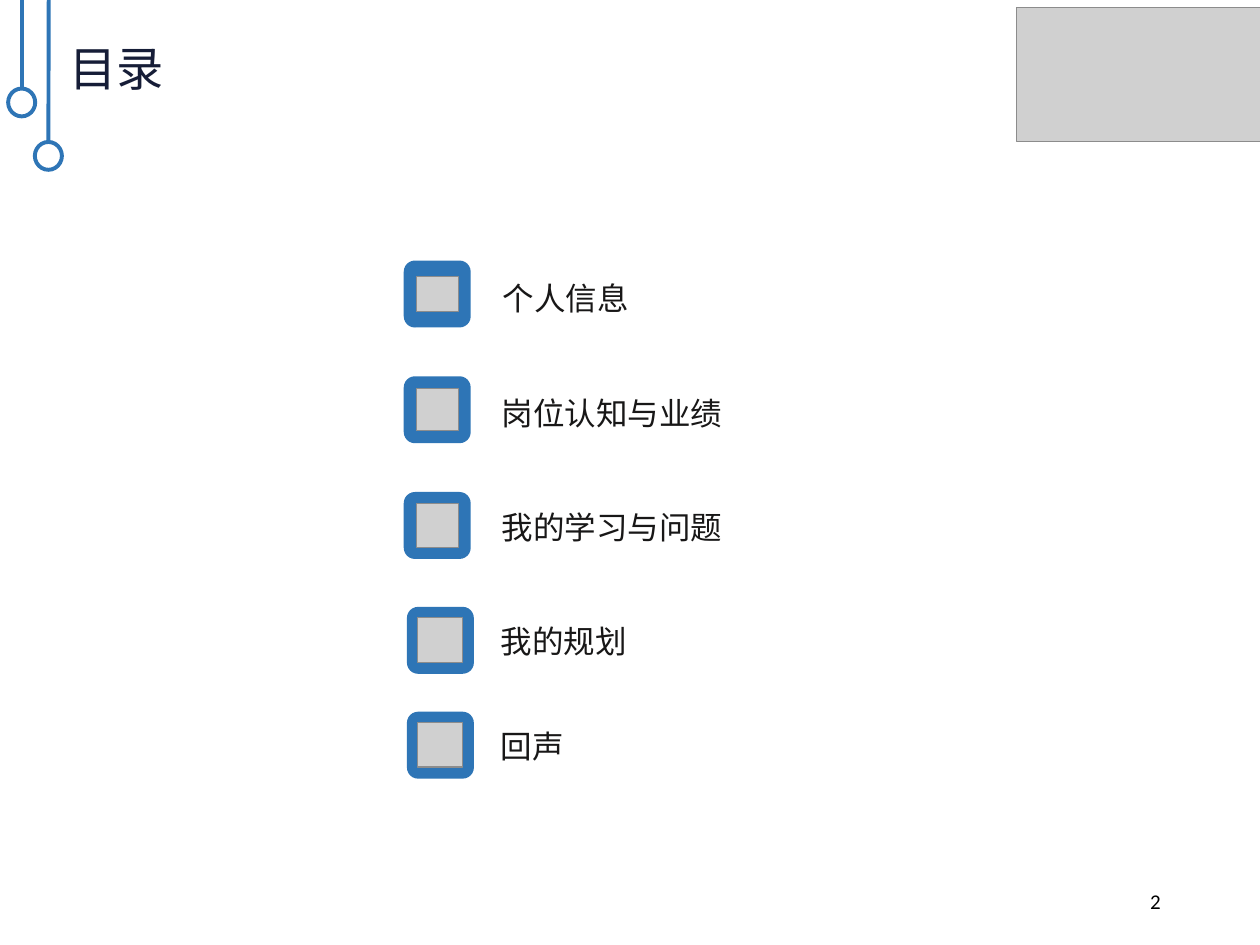
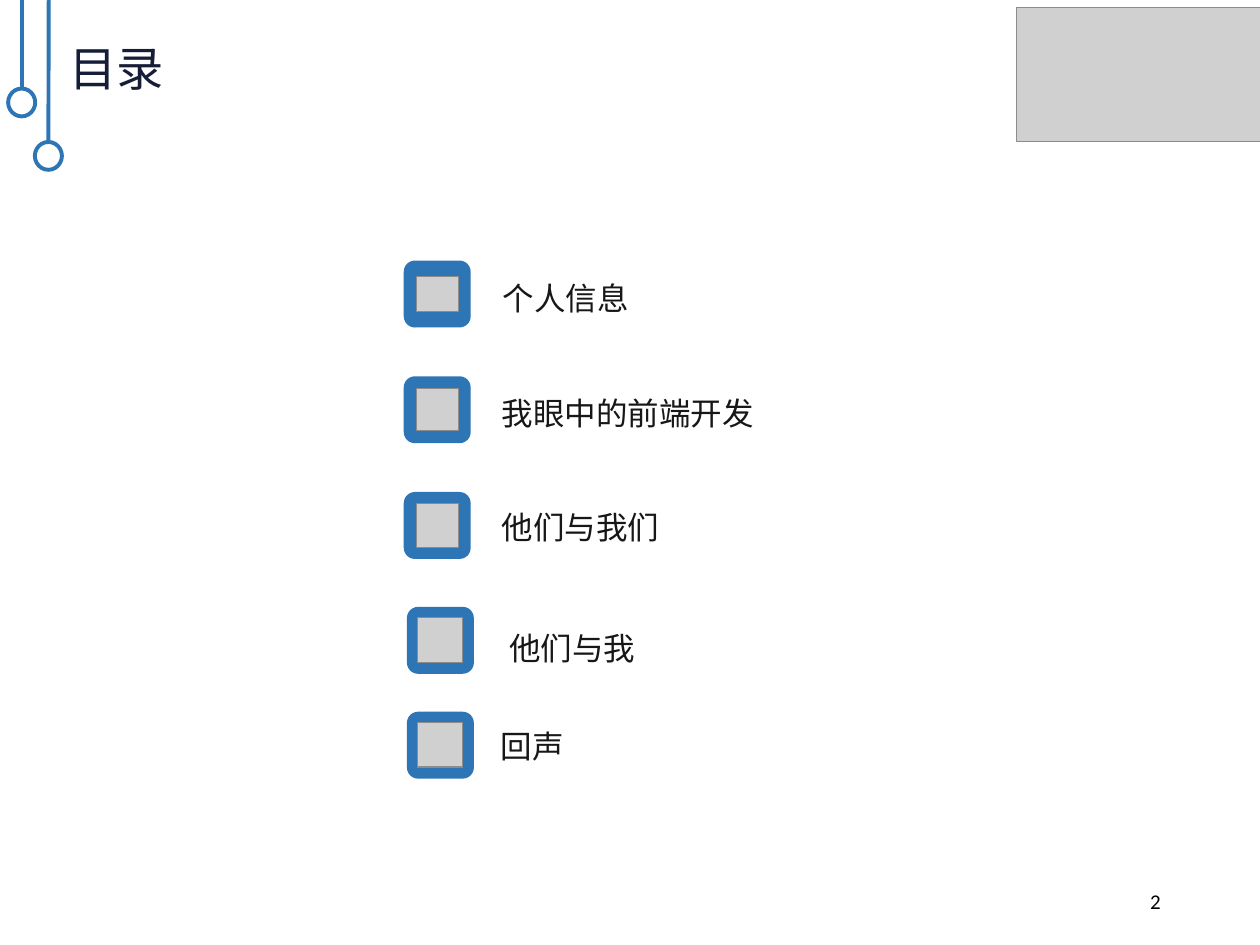
Before and after one commit to Dreamer-Somebody/defense, a slide deck: slide 2 of template/青苗转正答辩（刘民心20171214）.pptx. Drawn at 1260x945 pixels with LibreOffice and Linux fonts; fonts in the diff are those of the drawing; grey boxes stand for pictures. Boxes give left, top, right and bottom in pixels: in the first picture for what was removed or moved away, otherwise in the second. Text is boxed around its words. In the diff, an @@ line names an element or a change of style, - is before the commit and + after.

```diff
--- a/template/青苗转正答辩（刘民心20171214）.pptx
+++ b/template/青苗转正答辩（刘民心20171214）.pptx
@@ text at bbox=[502, 398, 754, 428]: text changed @@
-岗位认知与业绩
+我眼中的前端开发
@@ text at bbox=[502, 512, 660, 542]: text changed @@
-我的学习与问题
+他们与我们
@@ text at bbox=[509, 633, 635, 663]: text changed @@
-我的规划
+他们与我
```
Also in this commit, not shown: 20 other files.
